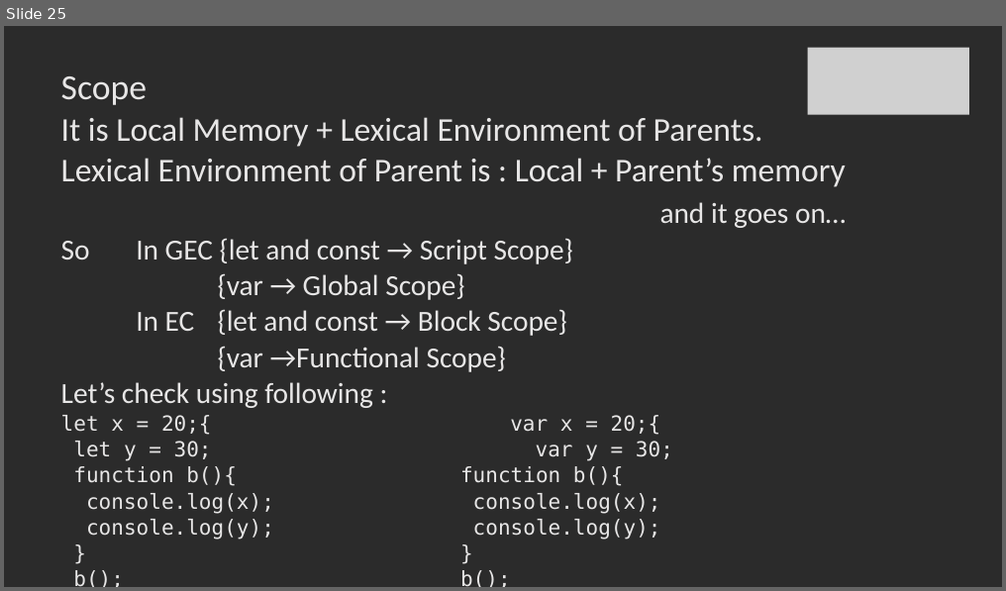
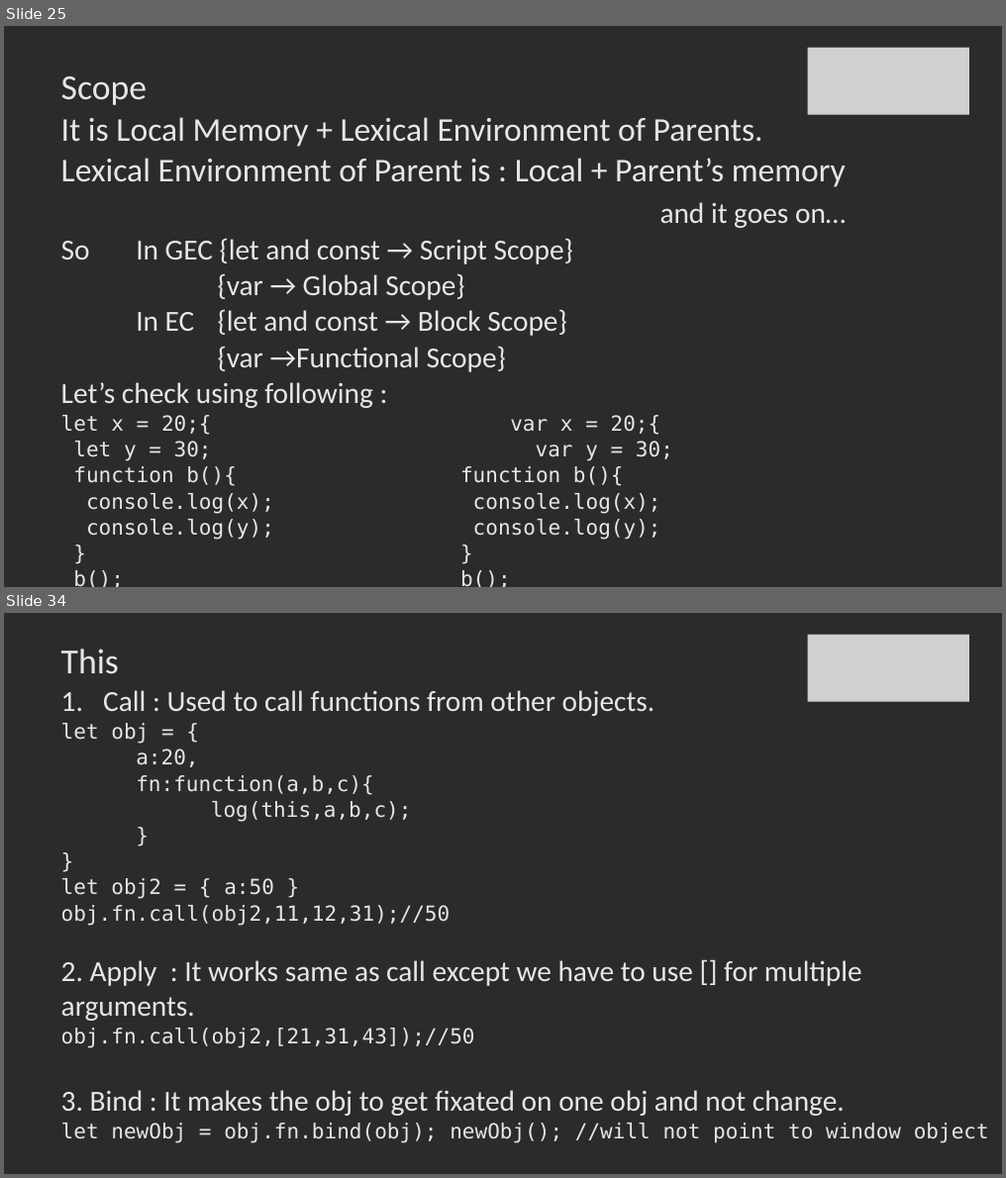
Before and after one commit to SachinBarpanda/WebDevGla, a slide deck: JS.pptx. Shown one above the other, each under a label of ours: slide 25 before the commit, slides 25 and 34 after it; the slides between them are not shown. The pictures are 1006x591 and 1006x1178 pixels, drawn with LibreOffice and Linux fonts; fonts in the diff are those of the drawing; grey boxes stand for pictures; background and template pictures are left out; a plain dark background stands for a picture behind light text. Boxes give left, top, right and bottom in pixels: in the first picture for what was removed or moved away, otherwise in the second. Text is boxed around its words. In the diff, an @@ line names an element or a change of style, - is before the commit and + after.

```diff
--- a/JS.pptx
+++ b/JS.pptx
@@ slide 34 added at <box>4,613,1002,1174</box>, background picture (left out) @@
@@ picture added at <box>807,635,969,702</box> @@
@@ title added at <box>61,649,119,674</box>, 34 pt, text #E7E6E6 @@
+This
@@ text added at <box>61,690,989,1144</box>, 20 pt, text #E7E6E6 @@
+1. Call : Used to call functions from other objects.
+let obj = {
+a:20,
+fn:function(a,b,c){
+log(this,a,b,c);
+}
+}
+let obj2 = { a:50 }
+obj.fn.call(obj2,11,12,31);//50
+2. Apply : It works same as call except we have to use [] for multiple arguments.
+obj.fn.call(obj2,[21,31,43]);//50
+3. Bind : It makes the obj to get fixated on one obj and not change.
+let newObj = obj.fn.bind(obj); newObj(); //will not point to window object
```
Also in this commit, not shown: 1 slide changed, 12 other slides added, 1 slide removed, 58 other files.
